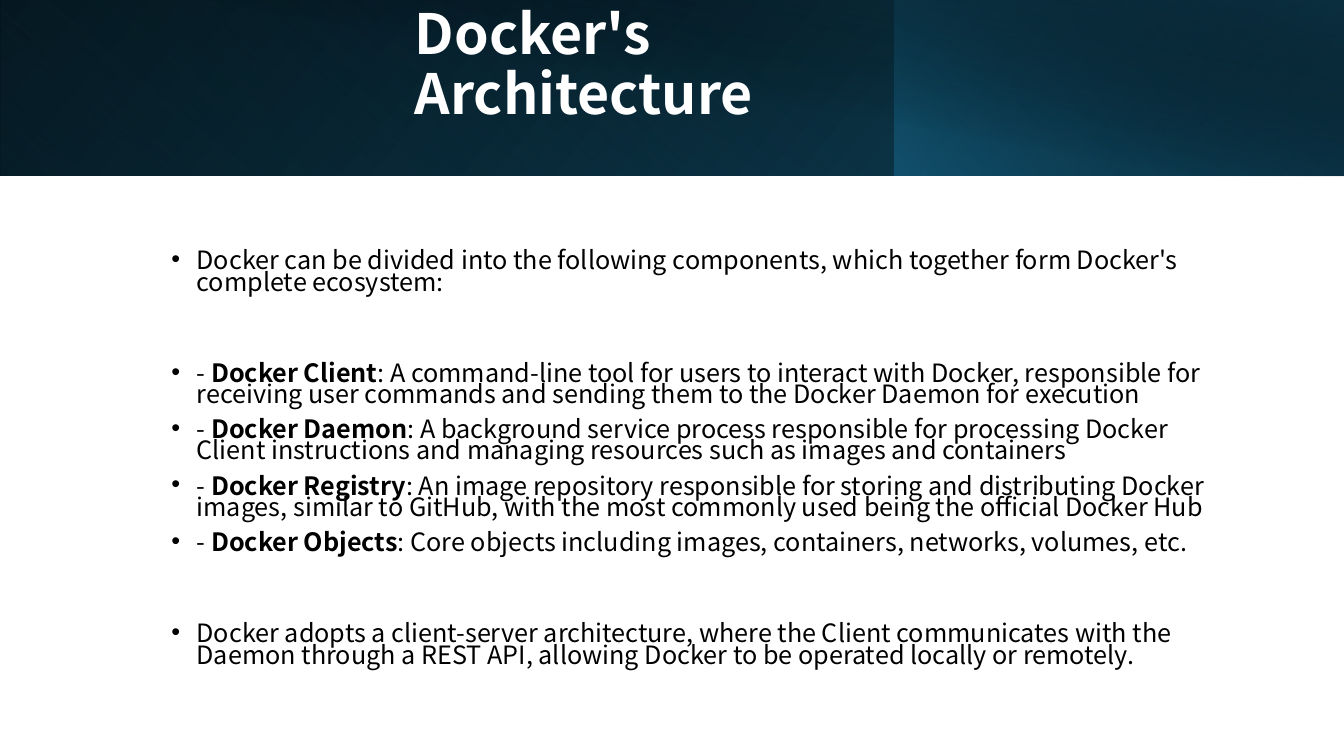
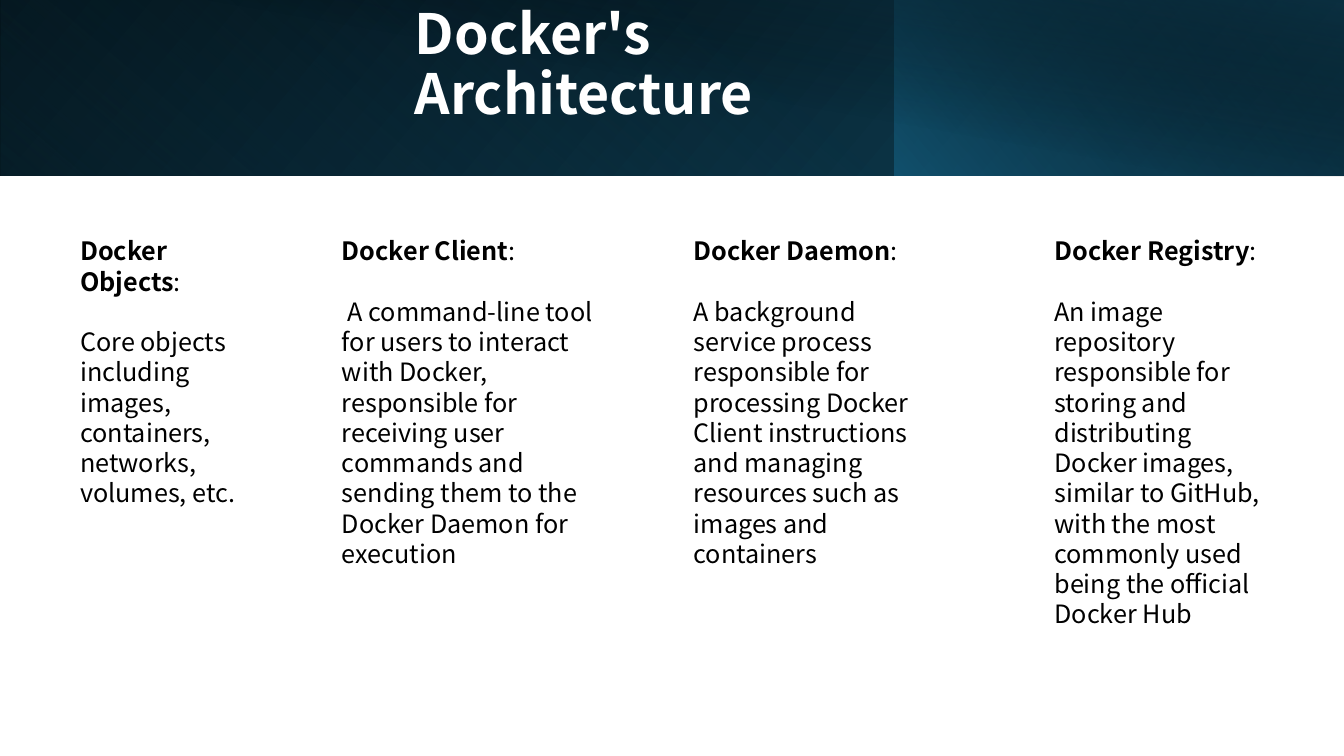
Before and after one commit to CompPsyUnion/2526-weekly-session, a slide deck: slide 16 of Contents/Docker/slide/Docker演示.pptx (slide 14 before the commit). Drawn at 1344x756 pixels with LibreOffice and Linux fonts; fonts in the diff are those of the drawing. Boxes give left, top, right and bottom in pixels: in the first picture for what was removed or moved away, otherwise in the second. Text is boxed around its words. In the diff, an @@ line names an element or a change of style, - is before the commit and + after.

```diff
--- a/Contents/Docker/slide/Docker演示.pptx
+++ b/Contents/Docker/slide/Docker演示.pptx
@@ text added at (342, 239, 593, 534), 18 pt, text #000000 @@
+Docker Client:
+A command-line tool for users to interact with Docker, responsible for receiving user commands and sending them to the Docker Daemon for execution
@@ text added at (1054, 239, 1260, 624), 18 pt, text #000000 @@
+Docker Registry:
+An image repository responsible for storing and distributing Docker images, similar to GitHub, with the most commonly used being the official Docker Hub
@@ text added at (80, 240, 236, 507), 18 pt, text #000000 @@
+Docker Objects:
+Core objects including images, containers, networks, volumes, etc.
@@ text removed at (197, 248, 1204, 670) @@
-• Docker can be divided into the following components, which together form Docker's complete ecosystem:
-• - Docker Client: A command-line tool for users to interact with Docker, responsible for receiving user commands and sending them to the Docker Daemon for execution
-• - Docker Daemon: A background service process responsible for processing Docker Client instructions and managing resources such as images and containers
-• - Docker Registry: An image repository responsible for storing and distributing Docker images, similar to GitHub, with the most commonly used being the official Docker Hub
-• - Docker Objects: Core objects including images, containers, networks, volumes, etc.
-• Docker adopts a client-server architecture, where the Client communicates with the Daemon through a REST API, allowing Docker to be operated locally or remotely.
@@ text added at (694, 240, 909, 564), 18 pt, text #000000 @@
+Docker Daemon:
+A background service process responsible for processing Docker Client instructions and managing resources such as images and containers
```
Also in this commit, not shown: 3 other slides changed, 4 slides added, 2 slides removed, 1 other file.
